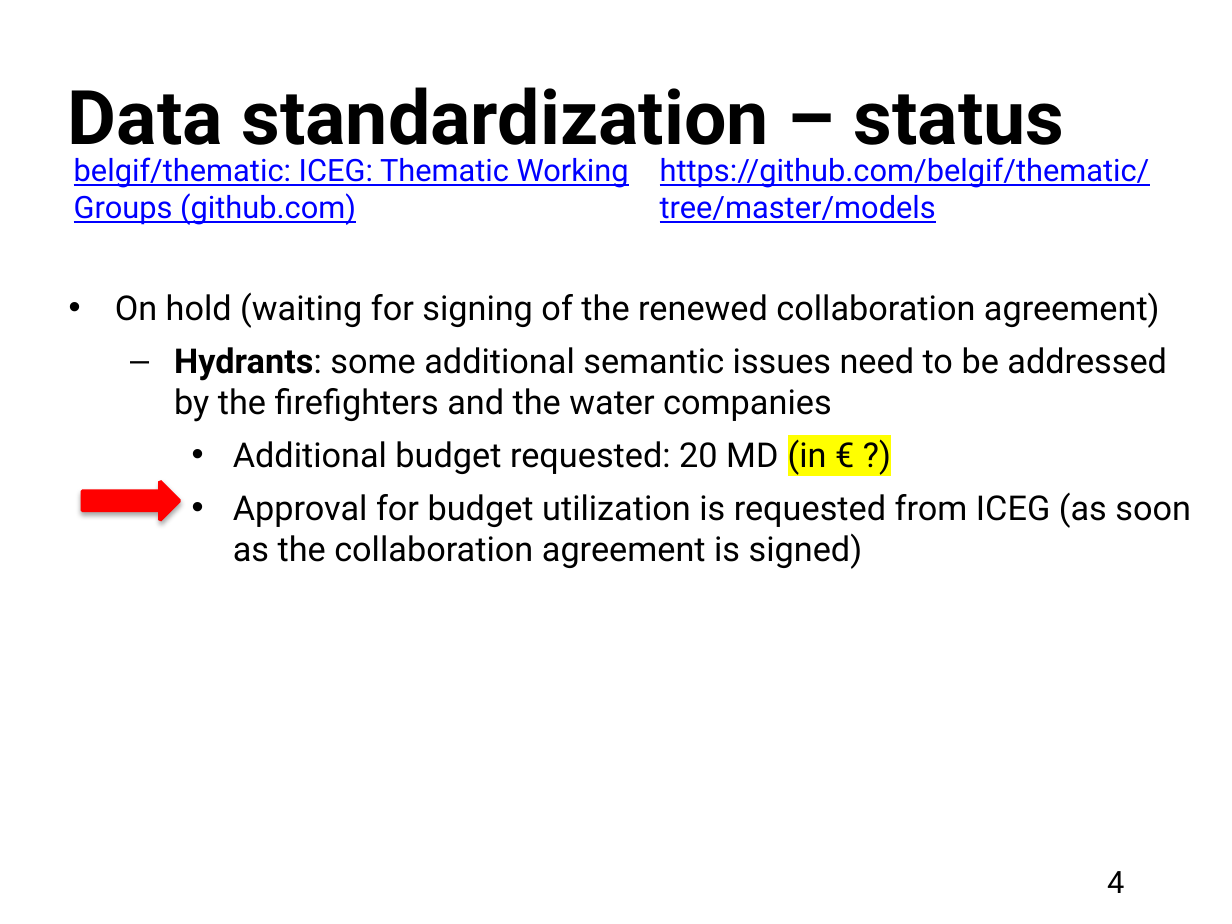
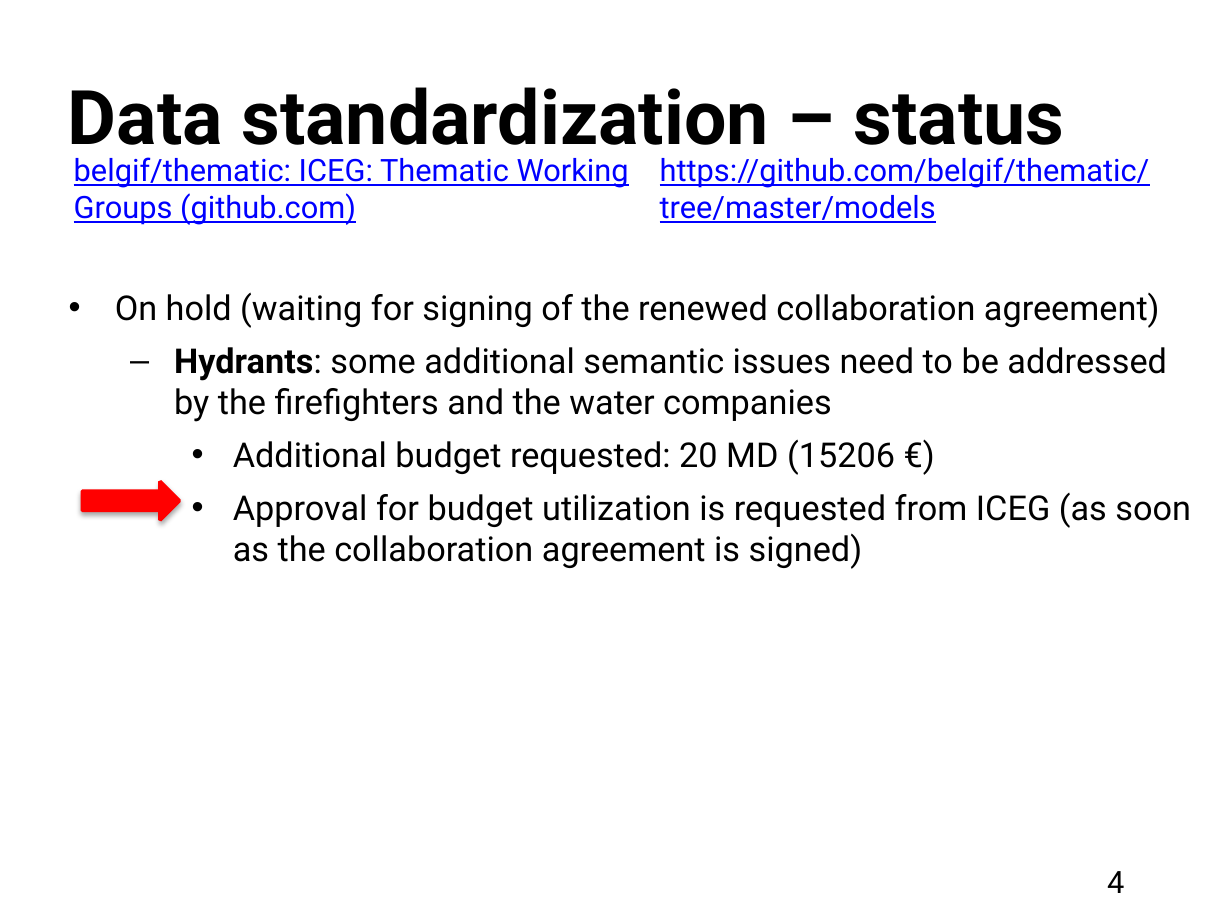
Before and after one commit to belgif/review, a slide deck: slide 4 of Meetings/2024-06-12/ICEG_standardisation_20240626.pptx. Drawn at 1232x924 pixels with LibreOffice and Linux fonts; fonts in the diff are those of the drawing. Boxes give left, top, right and bottom in pixels: in the first picture for what was removed or moved away, otherwise in the second. Text is boxed around its words. In the diff, an @@ line names an element or a change of style, - is before the commit and + after.

```diff
--- a/Meetings/2024-06-12/ICEG_standardisation_20240626.pptx
+++ b/Meetings/2024-06-12/ICEG_standardisation_20240626.pptx
@@ text at <box>233,439,895,475</box>: text changed @@
-    • Additional budget requested: 20 MD (in € ?)
+    • Additional budget requested: 20 MD (15206 €)
```
Also in this commit, not shown: 2 other slides changed.
